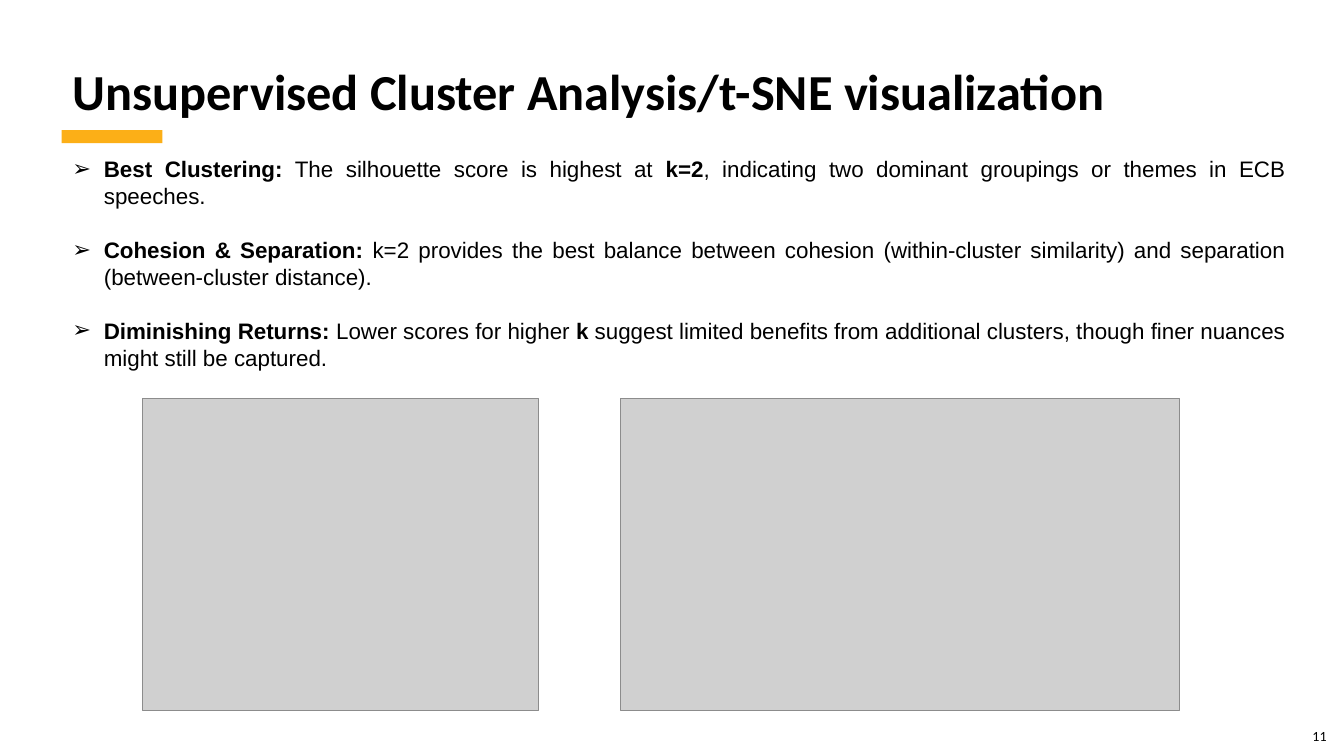
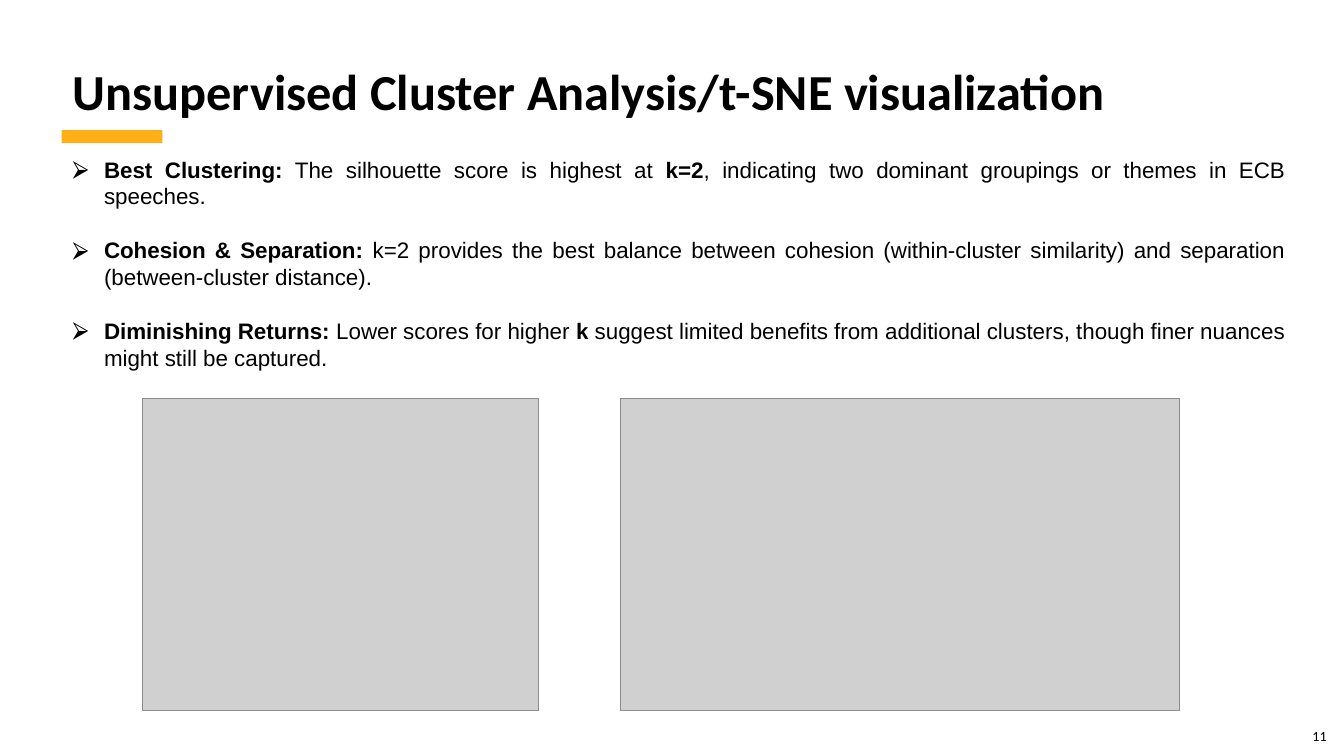
Before and after one commit to kubernetes-world/3666-ANLP-Predicting-ECB-Monetary-Policy, a slide deck: slide 11 of 3666 ANLP - Predicting ECB Monetary Policy.Final Project.pptx. Drawn at 1344x756 pixels with LibreOffice and Linux fonts; fonts in the diff are those of the drawing; grey boxes stand for pictures; background and template pictures are left out. Boxes give left, top, right and bottom in pixels: in the first picture for what was removed or moved away, otherwise in the second. Text is boxed around its words. In the diff, an @@ line names an element or a change of style, - is before the commit and + after.

```diff
--- a/3666 ANLP - Predicting ECB Monetary Policy.Final Project.pptx
+++ b/3666 ANLP - Predicting ECB Monetary Policy.Final Project.pptx
@@ text "Best Clustering: The silhouette score ..." at [104, 161, 1285, 371]: bullet ➢ to ⮚ @@
```
Also in this commit, not shown: 14 other slides changed.
